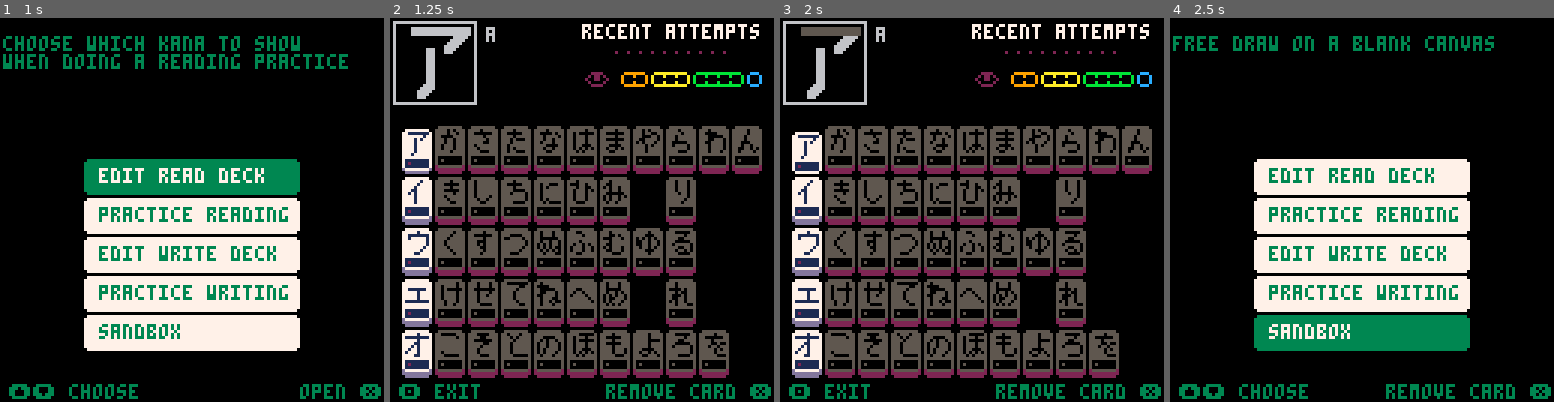
Above: before the commit, frames 1-4 (left to right).
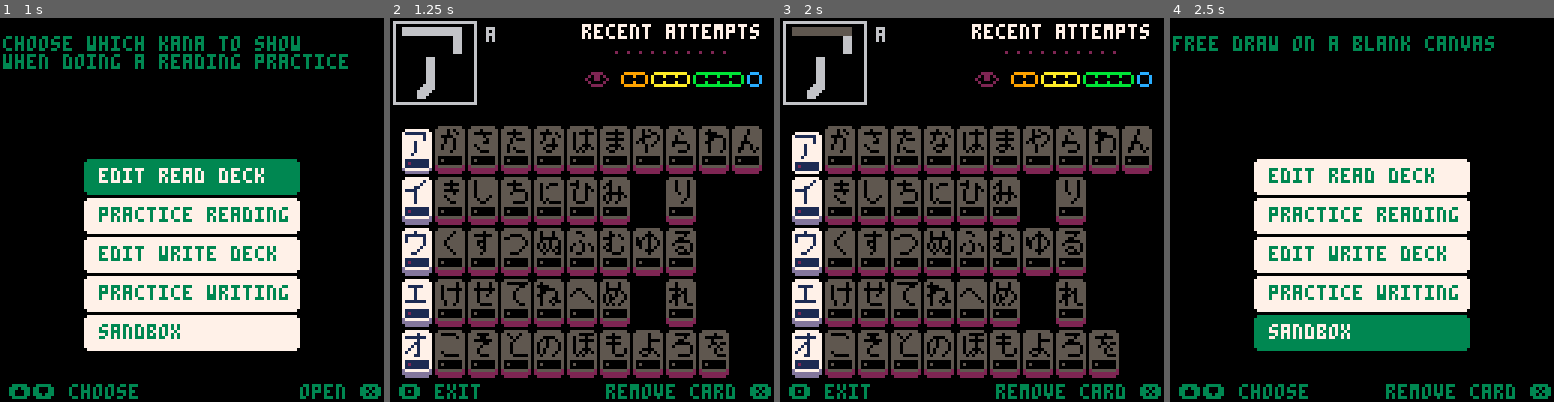
Above: after the commit, the same moments.

Repository: SestrenExsis/KanaPractice
Game: PICO-8 cartridge katakana.p8
Same seed, same stepped clock (60 frames per second), same inputs: the game is played once before the commit and once after it.
Inputs (mouse positions are in pixels of both pictures, inside the frame that each line leads up to):
- Up to frame 1 (1 s): tap X (X key) at 0.33 s; click (280, 121) at 0.67 s; tap O (Z key) at 0.7 s
- Up to frame 2 (1.25 s): tap X (X key) at 1.07 s; click (436, 267) at 1.22 s
- Up to frame 3 (2 s): hold Right from 1.6 s (still down); tap O (Z key) at 1.7 s; click (887, 114) at 1.77 s; tap X (X key) at 1.85 s
- Up to frame 4 (2.5 s): release Right at 2.1 s; tap O (Z key) at 2.1 s; hold Up 2.15-2.42 s; click (1342, 259) at 2.32 s; hold Right from 2.47 s (still down)

Frame 1 is identical in both runs. In frame 2, 0.6% of the frame differs, in the area x 3-22%, y 2-84%; in frame 3, 0.6%; in frame 4, nothing differs.

Commit message:
Redraw vowels

Diff:
--- a/katakana.p8
+++ b/katakana.p8
@@ -1,5 +1,5 @@
 pico-8 cartridge // http://www.pico-8.com
-version 37
+version 38
 __lua__
 -- katakana
 -- by sestrenexsis
@@ -639,7 +639,7 @@
 	rectfill(0,127-y-0,127,127-y-8,0)
 	color(1)
 	if _logtm==0 then
-		print("ready to learn hiragana?",1,2+y,3)
+		print("ready to learn katakana?",1,2+y,3)
 	else
 		local curtm=entime()
 		local tm=detime(curtm-_logtm)
@@ -1538,14 +1538,14 @@
 	if (_showmsgs) drawmsgs()
 end
 __gfx__
-07eeeeee011111170111111100000700000001000000700000001000000010000000100000000000000000000000000000001000000070000000100000001000
-00000010000000e0000000100000e000000010000111e1110711111107eeeeee011111170000000000000000000000007eeeeeee1111e1111111111111111111
-0001010000010e0000070100000e000000070000010000010e000001010000010100000e07eeeee00111711001111110000010000000e0000000100000007000
-0001000000010000000e000000e10000001e00000000000100000001000000010000000e000010000000e00000001000000110000001e00000011000000e1000
-0001000000010000000e00000e010000010e00000000000100000001000000010000000e000010000000e00000001000001010000010e0000010100000e01000
-0001000000010000000e000000010000000e0000000000100000001000000010000000e0000010000000e00000001000010010000100e000010010000e001000
-0001000000010000000e000000010000000e000000000100000001000000010000000e00111111111111e1117eeeeeee100010001000e00010001000e0001000
-001000000010000000e0000000010000000e0000000110000001100000011000000ee000000000000000000000000000000110000001e000000e700000011000
+7eeeeee0111111701111111000000070000000100007000000010000000100000001000000000000000000000000000000001000000070000000100000001000
+00000010000000e00000001000000e0000000100111e1110711111107eeeeee01111117007eeee0001171100011111007eeeeee01111e1101111111011111110
+00000010000000e000000010000ee0000007100010000010e000001010000010100000e000010000000e000000010000000010000000e0000000100000007000
+000100000001000000070000eee10000111e000010000010e000001010000010100000e000010000000e000000010000000110000001e00000011000000e1000
+0001000000010000000e000000010000000e0000000000100000001000000010000000e000010000000e000000010000001010000010e0000010100000e01000
+0001000000010000000e000000010000000e000000000100000001000000010000000e0000010000000e000000010000010010000100e000010010000e001000
+0001000000010000000e000000010000000e00000000100000001000000010000000e00011111110111e11107eeeeee0100010001000e00010001000e0001000
+001000000010000000e0000000010000000e000000110000001100000011000000ee0000000000000000000000000000000110000001e000000e700000011000
 000101000007010000010700000010000000100000007000000010000000070000000010000000100000007007eeee0001111100000100000007000000010000
 00010010000e0010000100e0007eeee0001111100011e110001111100000e0000700001001000010010000e0000000e00000001007eeeee0011e111001111110
 07eee00001e110000111100000001000000010000000e00000001000000e00000e0111110107eeee010111e10000000000000000000010000000e00000001000
